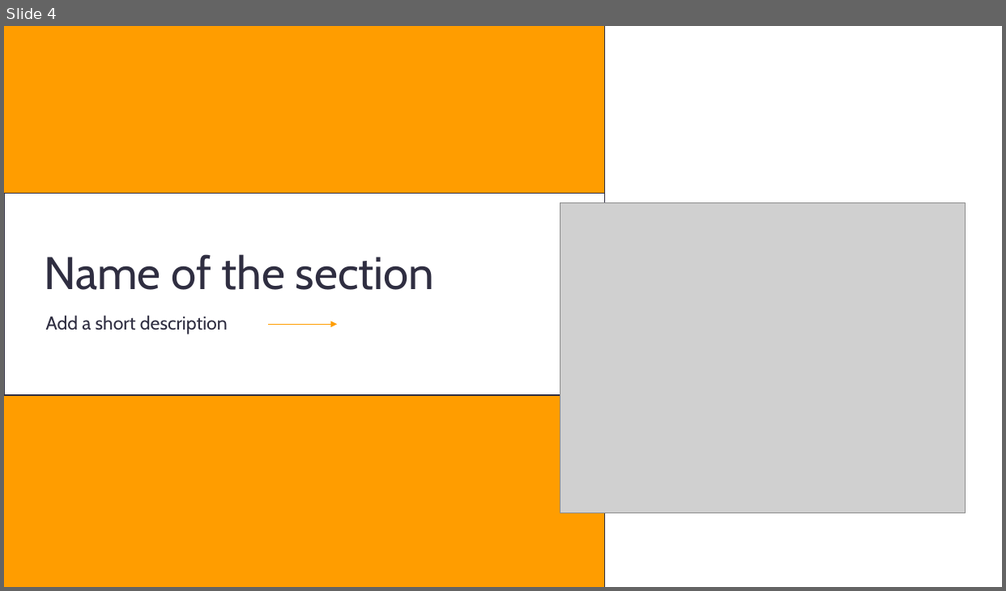
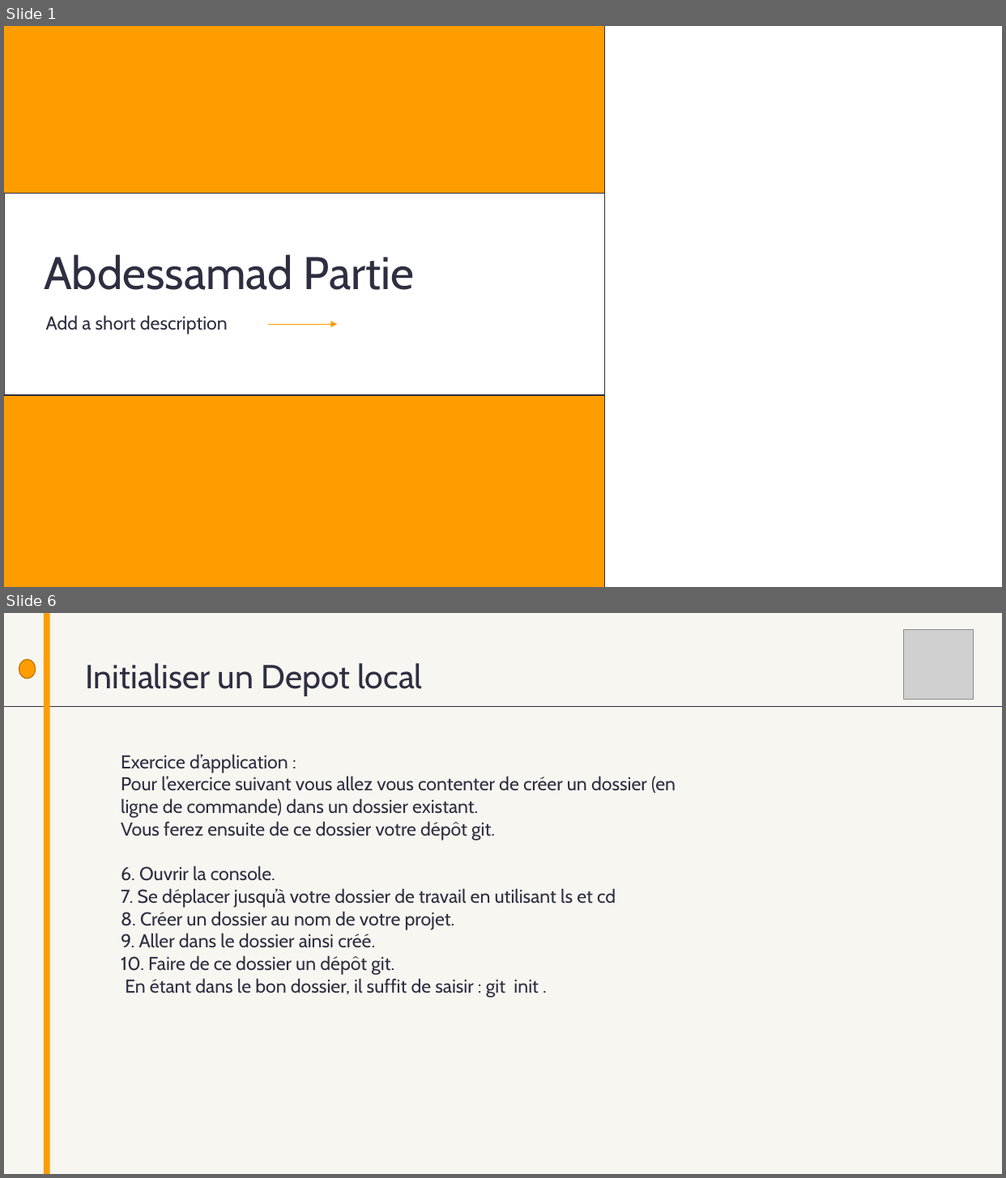
Before and after one commit to AbdessamadAbdaoui/Presentation_Git, a slide deck: presentation_Git.pptx. Shown one above the other, each under a label of ours: slide 4 before the commit, slides 1 and 6 after it; the slides between them are not shown. The pictures are 1006x591 and 1006x1178 pixels, drawn with LibreOffice and Linux fonts; fonts in the diff are those of the drawing; grey boxes stand for pictures. Boxes give left, top, right and bottom in pixels: in the first picture for what was removed or moved away, otherwise in the second. Text is boxed around its words. In the diff, an @@ line names an element or a change of style, - is before the commit and + after.

```diff
--- a/presentation_Git.pptx
+++ b/presentation_Git.pptx
@@ slide 6 added at (x1=4, y1=613, x2=1002, y2=1174), background #F7F6F1 @@
@@ rectangle added at (x1=44, y1=613, x2=49, y2=1174), fill #FF9D00 @@
@@ picture added at (x1=903, y1=629, x2=973, y2=699) @@
@@ ellipse added at (x1=19, y1=659, x2=36, y2=678), fill #FF9D00, outline #BF7600 1 pt @@
@@ text added at (x1=86, y1=663, x2=422, y2=696), 32 pt, text #2F2E41 @@
+Initialiser un Depot local
@@ rectangle added at (x1=903, y1=684, x2=918, y2=687), fill #FF9D00 @@
@@ line added from (4, 707) to (1002, 707), #2F2E41 1 pt @@
@@ text added at (x1=121, y1=754, x2=675, y2=998), 18 pt, text #2F2E41 @@
+Exercice d’application :
+Pour l’exercice suivant vous allez vous contenter de créer un dossier (en
+ligne de commande) dans un dossier existant.
+Vous ferez ensuite de ce dossier votre dépôt git.
+6. Ouvrir la console.
+7. Se déplacer jusqu’à votre dossier de travail en utilisant ls et cd
+8. Créer un dossier au nom de votre projet.
+9. Aller dans le dossier ainsi créé.
+10. Faire de ce dossier un dépôt git.
+En étant dans le bon dossier, il suffit de saisir : git init .
@@ what was slide 4 is now slide 1 @@
@@ slide 1 changed as well @@
@@ picture removed at (x1=560, y1=203, x2=965, y2=514) @@
@@ text at (x1=44, y1=254, x2=415, y2=290): text changed @@
-Name of the section
+Abdessamad Partie
```
Also in this commit, not shown: 1 other slide changed, 27 other slides added, 2 slides removed.
